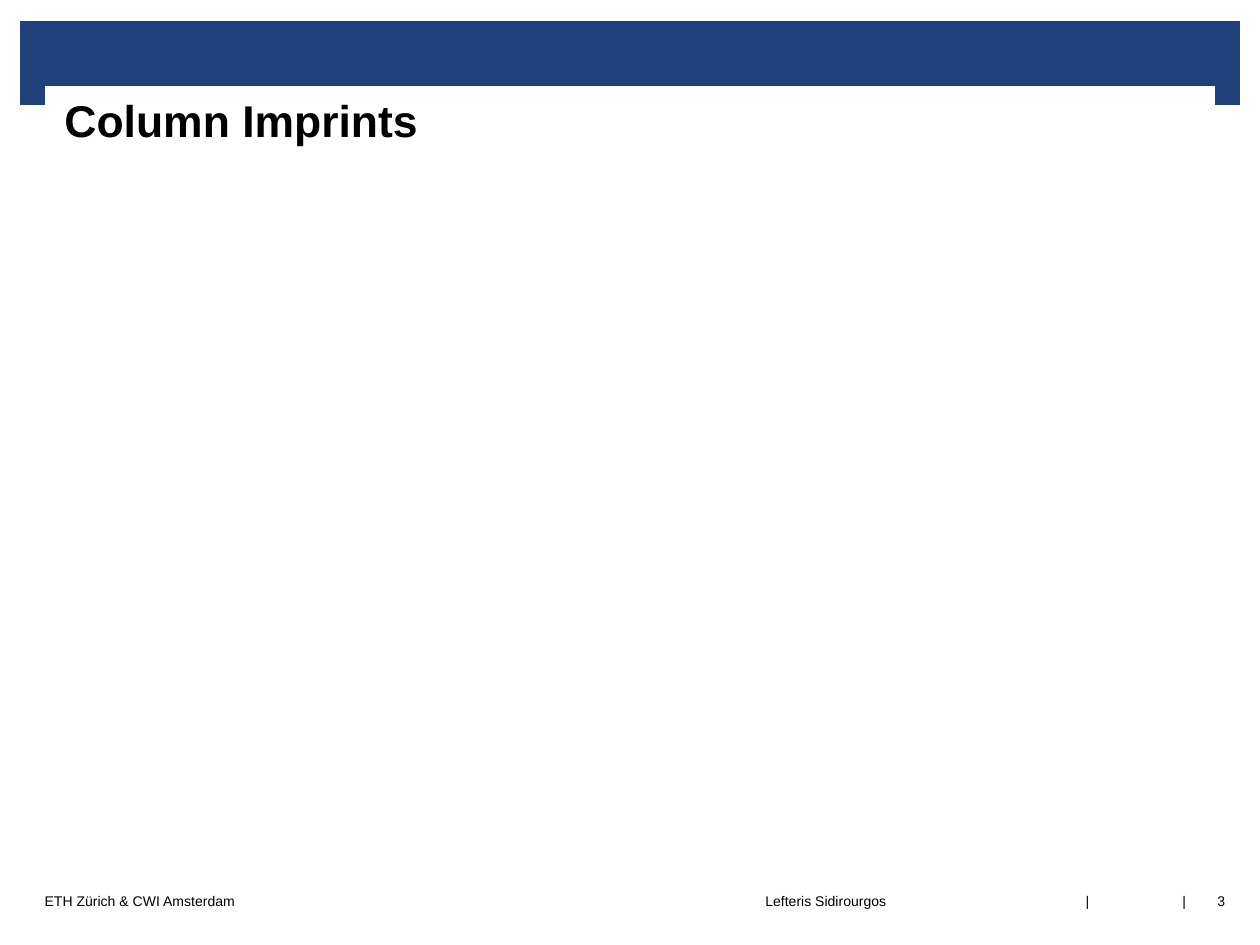
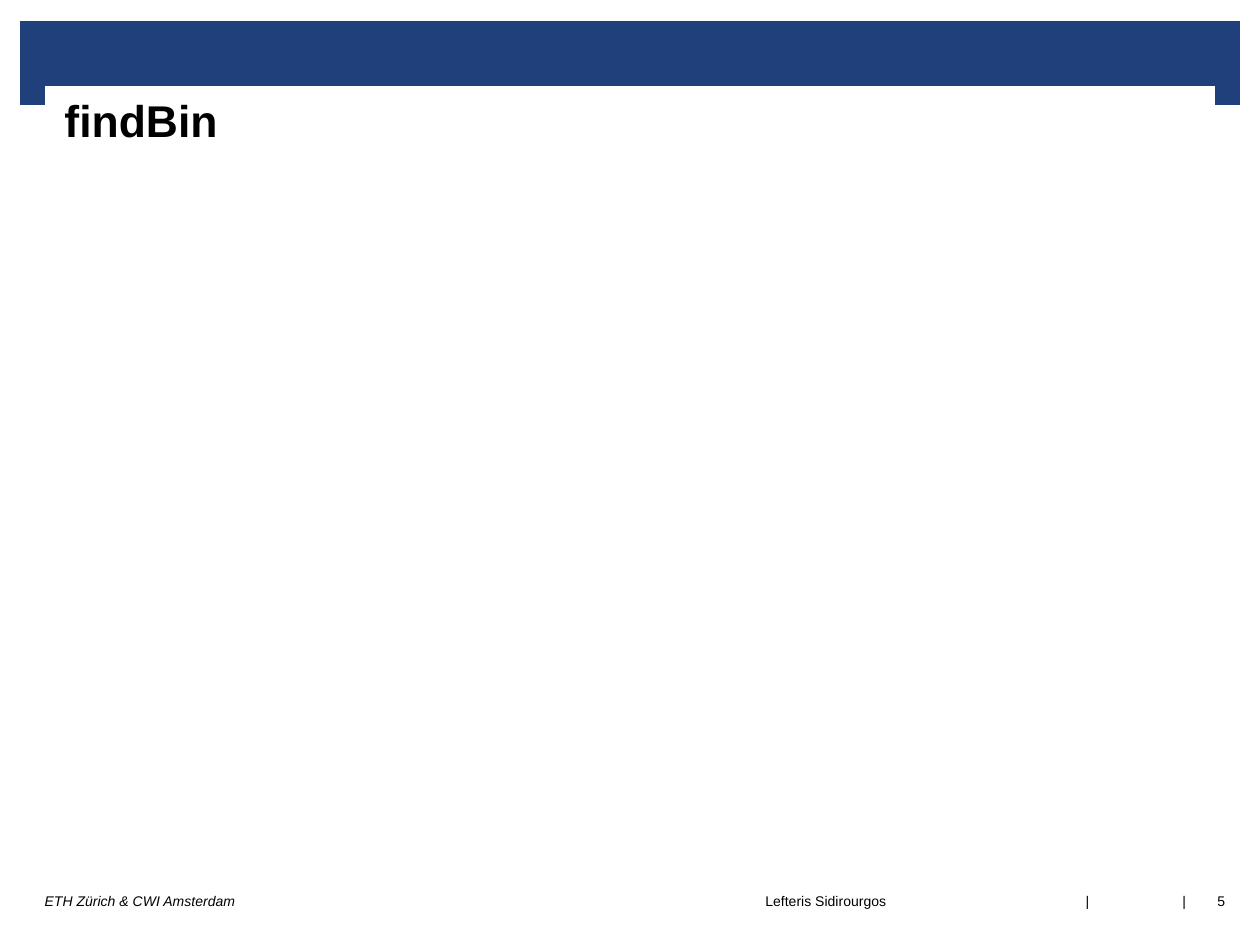
Before and after one commit to lsidir/imprints, a slide deck: slide 5 of DaMoN-paper/presentation/damon17.odp (slide 3 before the commit). Drawn at 1260x945 pixels with LibreOffice and Linux fonts; fonts in the diff are those of the drawing; background and template pictures are left out. Boxes give left, top, right and bottom in pixels: in the first picture for what was removed or moved away, otherwise in the second. Text is boxed around its words. In the diff, an @@ line names an element or a change of style, - is before the commit and + after.

Commit message:
presentation slides

```diff
--- a/DaMoN-paper/presentation/damon17.odp
+++ b/DaMoN-paper/presentation/damon17.odp
@@ title at <box>64,104,217,138</box>: text changed @@
-Column Imprints
+findBin
@@ text "ETH Zürich & CWI Amsterdam" at <box>45,896,235,906</box>: italic on @@
@@ page number at <box>1217,896,1225,906</box>: text changed @@
-3
+5
```
Also in this commit, not shown: 14 other slides changed, 1 slide added.
